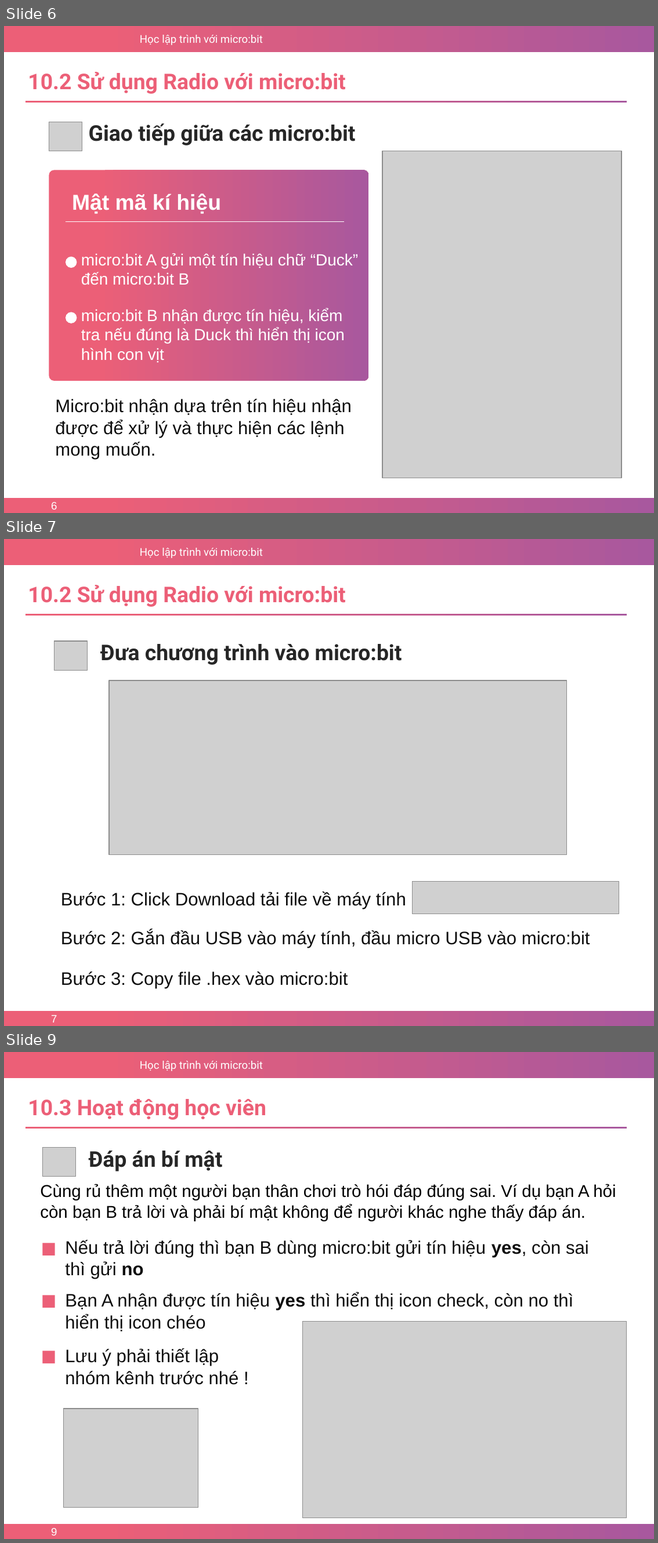
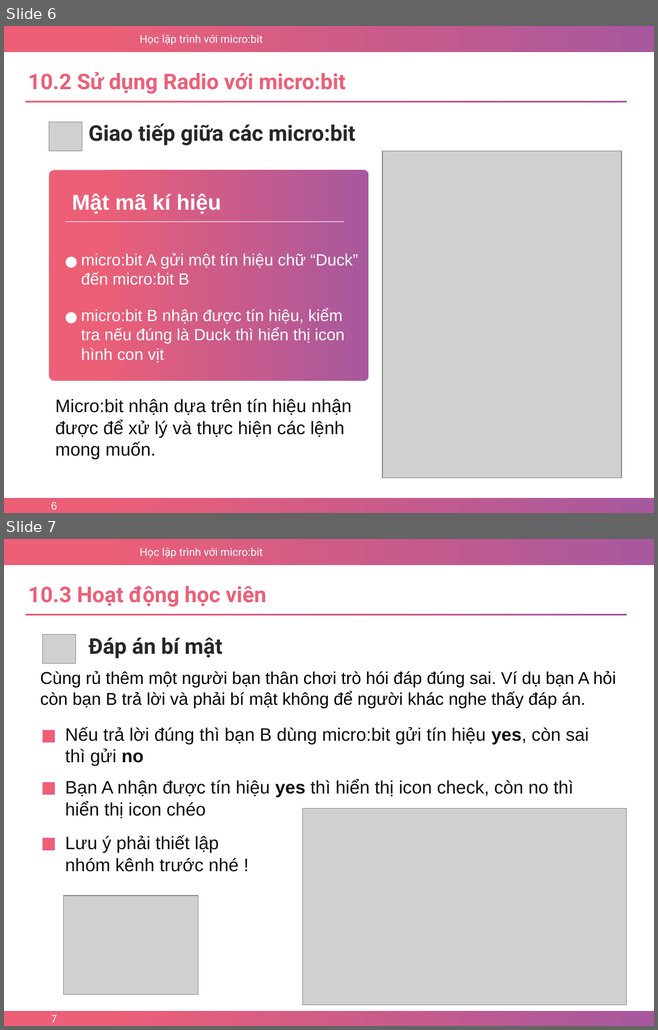
Before and after one commit to nhannn87dn/Learn-microbit, a slide deck: Lessions/Bai-11-Radio/Bai-11-Radio.pptx. Shown one above the other, each under a label of ours: slides 6, 7 and 9 before the commit, slides 6 and 7 after it; the slides between them are not shown. The pictures are 658x1543 and 658x1030 pixels, drawn with LibreOffice and Linux fonts; fonts in the diff are those of the drawing; grey boxes stand for pictures; background and template pictures are left out. Boxes give left, top, right and bottom in pixels: in the first picture for what was removed or moved away, otherwise in the second. Text is boxed around its words. In the diff, an @@ line names an element or a change of style, - is before the commit and + after.

```diff
--- a/Lessions/Bai-11-Radio/Bai-11-Radio.pptx
+++ b/Lessions/Bai-11-Radio/Bai-11-Radio.pptx
@@ slide 7 removed at (4,539,654,1026), background #FFFFFF; not listed: 3 template elements that a slide beside it also shows @@
@@ text removed at (28,585,346,607) @@
-10.2 Sử dụng Radio với micro:bit
@@ rectangle removed at (25,614,626,616) @@
@@ picture removed at (54,641,88,670) @@
@@ text removed at (100,644,402,665) @@
-Đưa chương trình vào micro:bit
@@ picture removed at (109,681,567,855) @@
@@ picture removed at (412,881,619,914) @@
@@ text removed at (61,892,406,909) @@
-Bước 1: Click Download tải file về máy tính
@@ text removed at (61,930,590,948) @@
-Bước 2: Gắn đầu USB vào máy tính, đầu micro USB vào micro:bit
@@ text removed at (61,972,348,988) @@
-Bước 3: Copy file .hex vào micro:bit
@@ page number removed at (51,1015,57,1023) @@
-7
@@ what was slide 9 is now slide 7 @@
@@ page number at (51,1015,57,1023): text changed @@
-9
+7
```
Also in this commit, not shown: 1 other slide removed, 28 other files.
